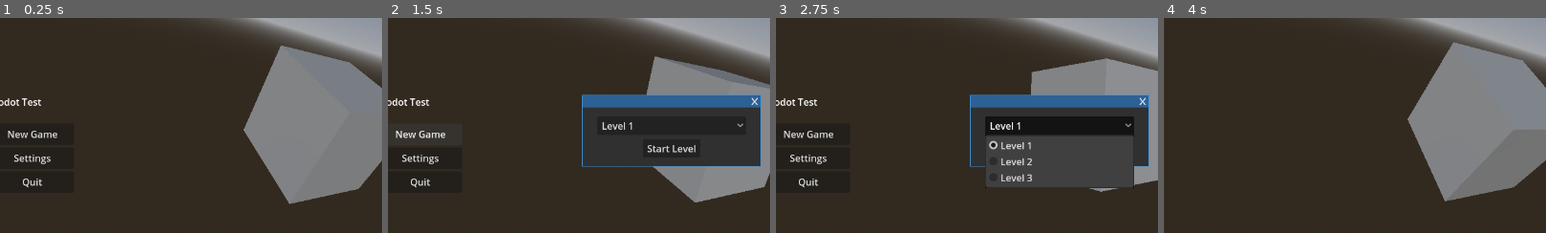
Above: before the commit, frames 1-4 (left to right).
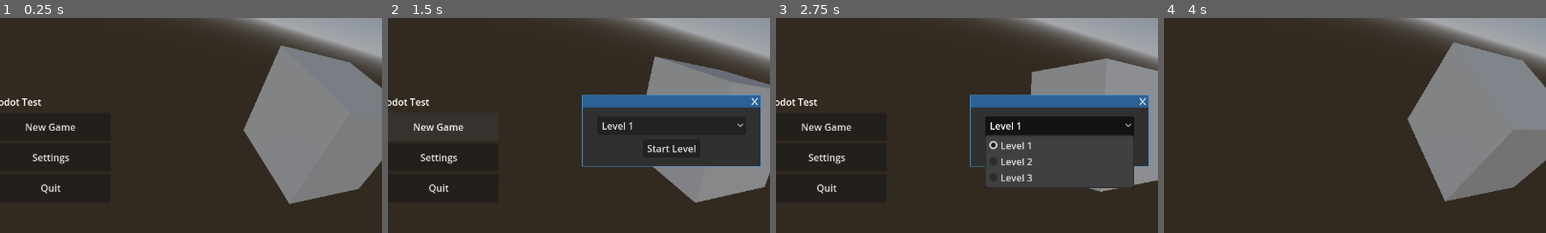
Above: after the commit, the same moments.

Repository: Oplexitie/Volvo-Menus
Game: Godot game, scene res://Scenes/viewport_scene.tscn
Two runs of this game, one before a commit and one after it. Both use one fixed random seed, a clock stepped at 60 frames per second and the inputs below.
Inputs:
- Up to frame 1 (0.25 s): no input
- Up to frame 2 (1.5 s): click "New Game" at 0.5 s; click "New Game" at 1.25 s
- Up to frame 3 (2.75 s): click "Level 1" at 2 s
- Up to frame 4 (4 s): click "Level 1" at 2.75 s; click "Start Level" at 3.5 s
The pictures show only the part of the screen within x 13-63%, y 24-74%; the shares and areas given below are measured in that part.

The runs differ from the first frame. In frame 1, 1.1% of the frame differs, in the area x 2-20%, y 48-82%; in frame 2, 1.1%; in frame 3, 1.1%; in frame 4, nothing differs.

Commit message:
fix anchors

Diff:
--- a/Scenes/viewport_scene.tscn
+++ b/Scenes/viewport_scene.tscn
@@ -28,9 +28,11 @@
 
 [node name="Menu_Buttons" type="Control" parent="UI"]
 layout_mode = 3
-anchors_preset = 15
+anchor_top = 0.5
 anchor_right = 1.0
-anchor_bottom = 1.0
+anchor_bottom = 0.5
+offset_top = -360.0
+offset_bottom = -360.0
 grow_horizontal = 2
 grow_vertical = 2
 mouse_filter = 2
@@ -51,9 +53,9 @@
 anchor_right = 0.2
 anchor_bottom = 0.2
 offset_left = 150.0
-offset_top = 348.0
-offset_right = 33.0
-offset_bottom = 320.0
+offset_top = 330.0
+offset_right = 94.0
+offset_bottom = 480.0
 grow_horizontal = 2
 grow_vertical = 2
 mouse_filter = 2
